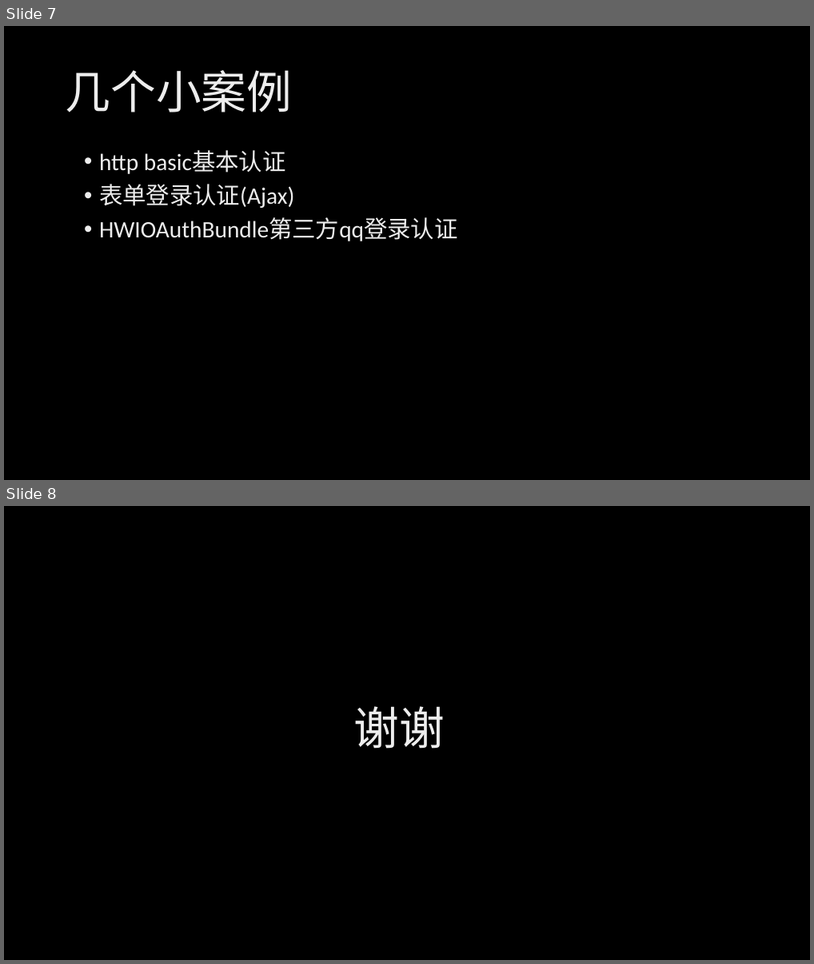
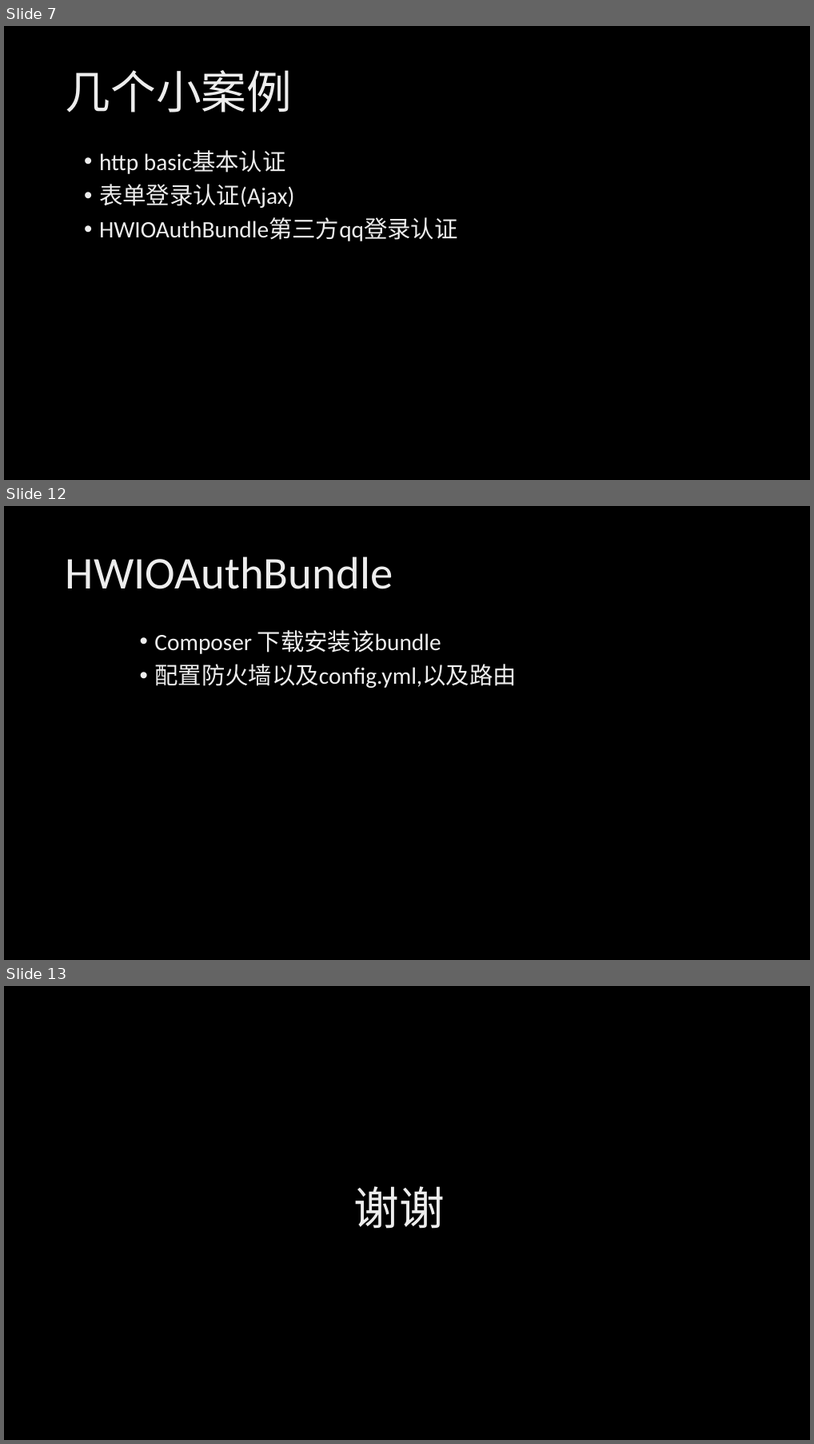
Before and after one commit to TuringTD/symfony2--, a slide deck: symfony登陆.pptx. Shown one above the other, each under a label of ours: slides 7 and 8 before the commit, slides 7, 12 and 13 after it; the slides between them are not shown. The pictures are 814x964 and 814x1444 pixels, drawn with LibreOffice and Linux fonts; fonts in the diff are those of the drawing; background and template pictures are left out. Boxes give left, top, right and bottom in pixels: in the first picture for what was removed or moved away, otherwise in the second. Text is boxed around its words. In the diff, an @@ line names an element or a change of style, - is before the commit and + after.

```diff
--- a/symfony登陆.pptx
+++ b/symfony登陆.pptx
@@ slide 12 added at box(4, 506, 810, 960), background picture (left out) @@
@@ title added at box(66, 556, 393, 589), 54 pt, text gradient #BFBFBF to #EDEDED to #FFFFFF @@
+HWIOAuthBundle
@@ text added at box(154, 630, 516, 688), 28 pt, text gradient #BFBFBF to #EDEDED to #FFFFFF @@
+• Composer 下载安装该bundle
+• 配置防火墙以及config.yml,以及路由
@@ what was slide 8 is now slide 13 @@
```
Also in this commit, not shown: 2 slides changed, 4 other slides added.
